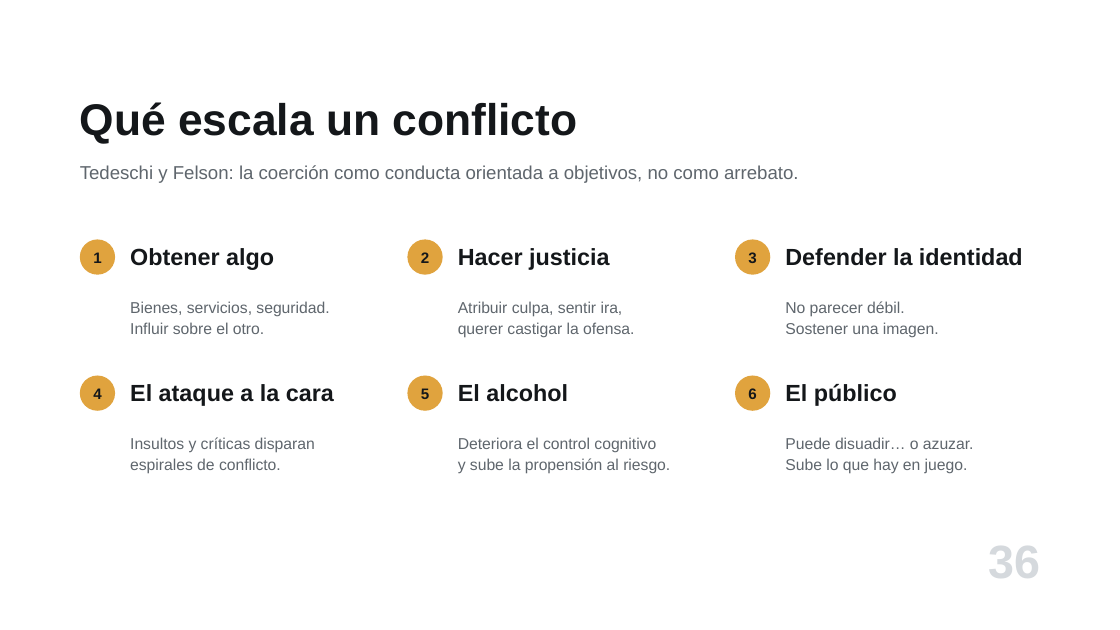
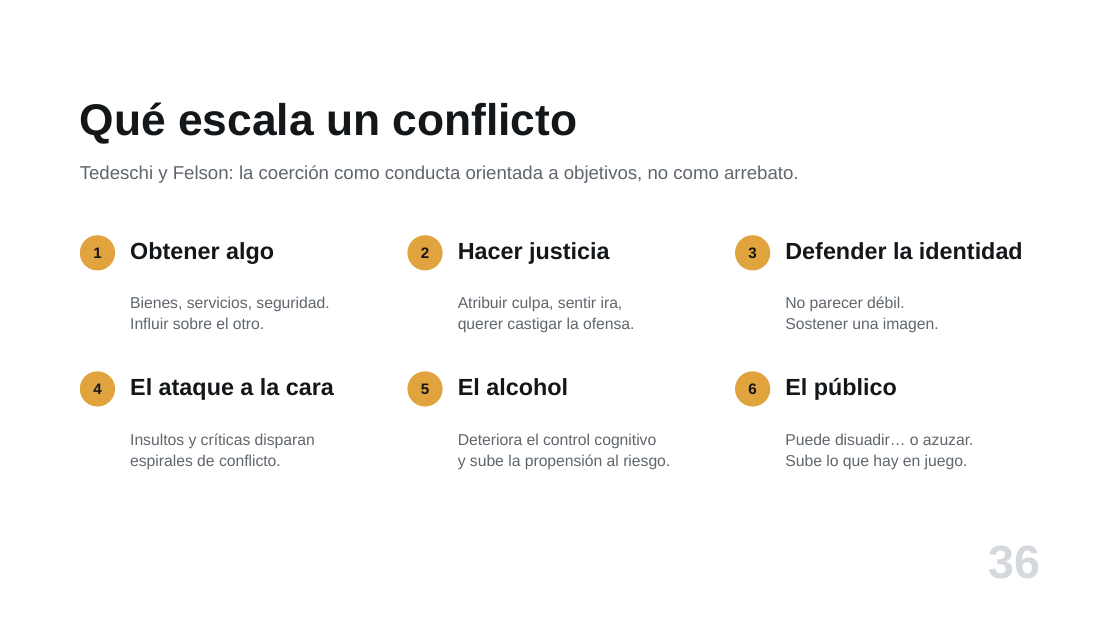
Before and after one commit to jjmedinaariza/intro_crimi, a slide deck: slide 36 of presentaciones/Cap02_El-delito.pptx. Drawn at 1120x630 pixels with LibreOffice and Linux fonts; fonts in the diff are those of the drawing. Boxes give left, top, right and bottom in pixels: in the first picture for what was removed or moved away, otherwise in the second. Text is boxed around its words. In the diff, an @@ line names an element or a change of style, - is before the commit and + after.

```diff
--- a/presentaciones/Cap02_El-delito.pptx
+++ b/presentaciones/Cap02_El-delito.pptx
@@ 12 texts, 6 ellipses: place and size @@
-12 texts, 6 ellipses at <box>80,239,974,474</box>
+12 texts, 6 ellipses at <box>80,235,974,470</box>
@@ line spacing 1 to 24pt in 6 elements at <box>130,242,274,264</box>, <box>458,242,609,264</box>, <box>785,242,1023,260</box>, <box>130,378,334,400</box>, <box>458,378,568,396</box>, <box>785,378,897,400</box> @@
```
Also in this commit, not shown: 14 other slides changed, 15 other files.
